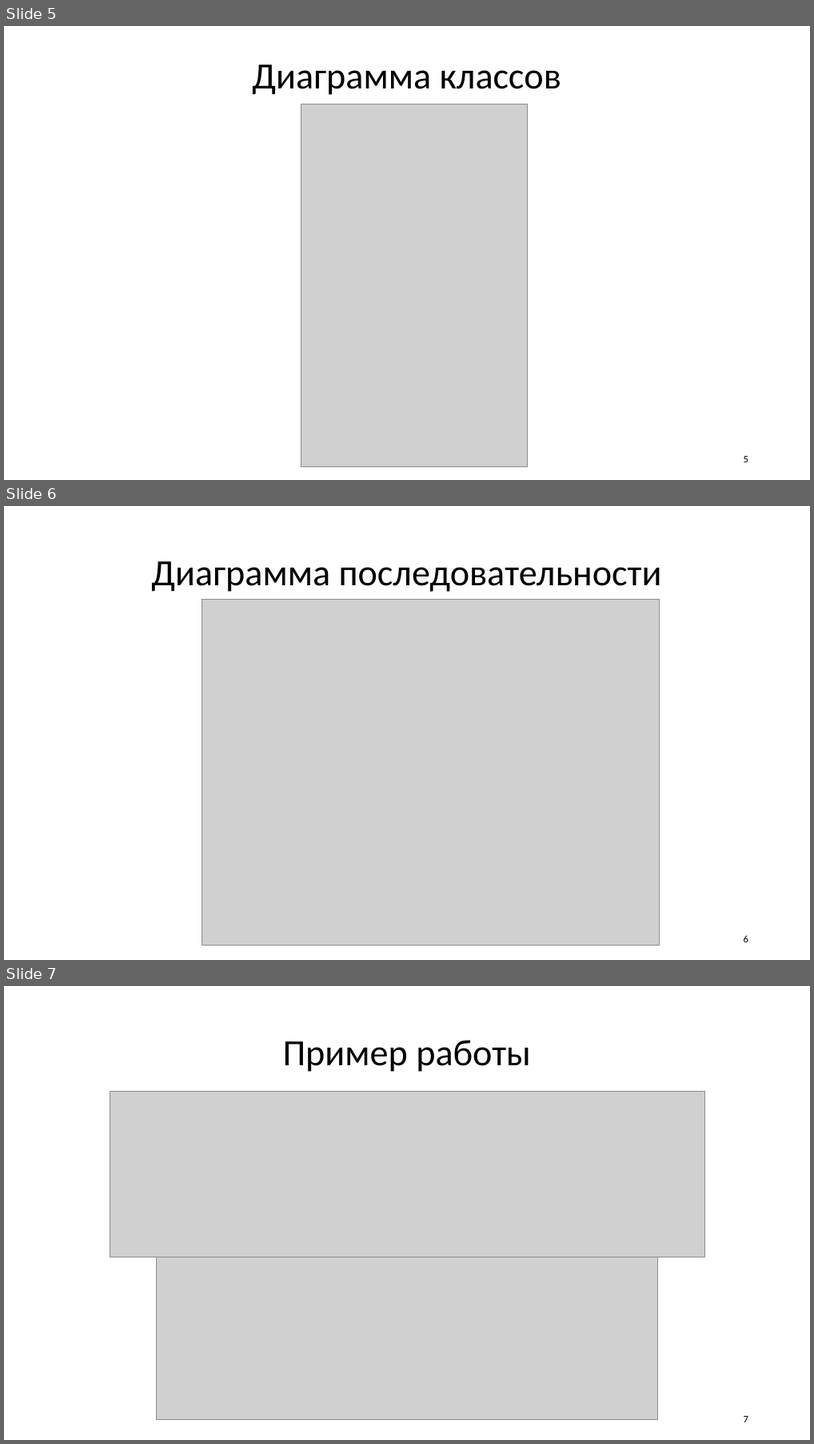
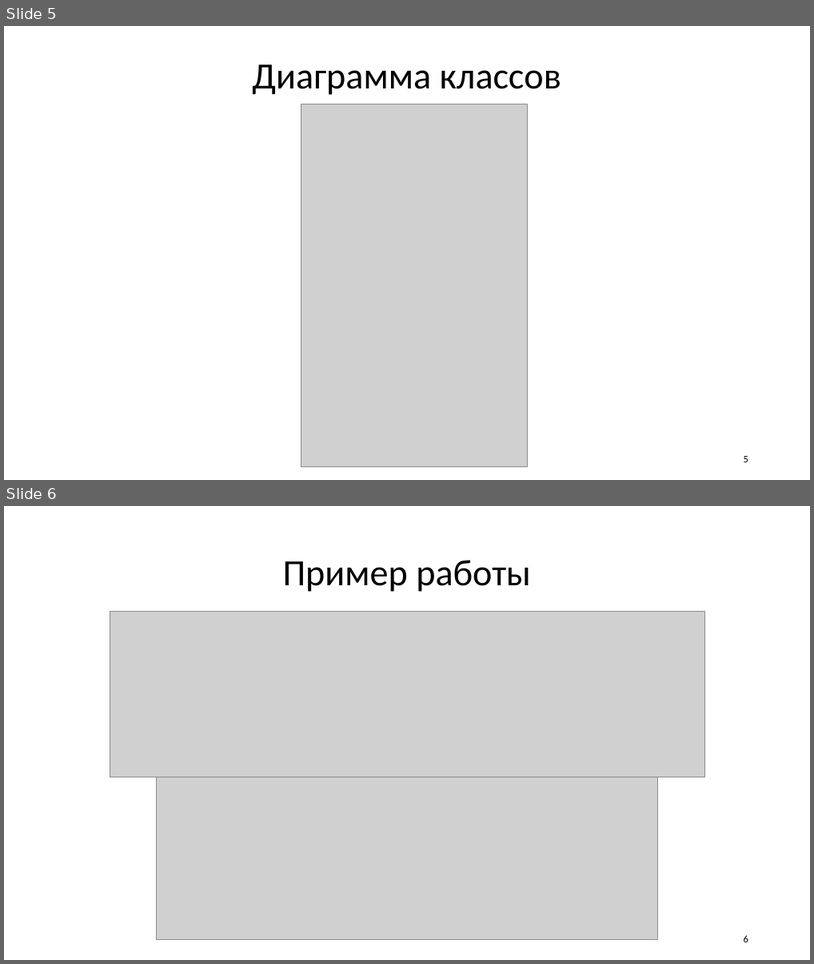
Before and after one commit to Fextice/PostTranslator_bot, a slide deck: DocumentsTGbot/PrezaTGbot.pptx. Shown one above the other, each under a label of ours: slides 5, 6 and 7 before the commit, slides 5 and 6 after it. The pictures are 814x1444 and 814x964 pixels, drawn with LibreOffice and Linux fonts; fonts in the diff are those of the drawing; grey boxes stand for pictures. Boxes give left, top, right and bottom in pixels: in the first picture for what was removed or moved away, otherwise in the second. Text is boxed around its words. In the diff, an @@ line names an element or a change of style, - is before the commit and + after.

```diff
--- a/DocumentsTGbot/PrezaTGbot.pptx
+++ b/DocumentsTGbot/PrezaTGbot.pptx
@@ slide 6 removed at bbox=[4, 506, 810, 960], background #FFFFFF @@
@@ title removed at bbox=[151, 561, 662, 592] @@
-Диаграмма последовательности
@@ picture removed at bbox=[202, 600, 659, 945] @@
@@ page number removed at bbox=[744, 935, 749, 942] @@
-6
@@ what was slide 7 is now slide 6 @@
@@ page number at bbox=[744, 935, 749, 942]: text changed @@
-7
+6
```
Also in this commit, not shown: 1 slide changed.
